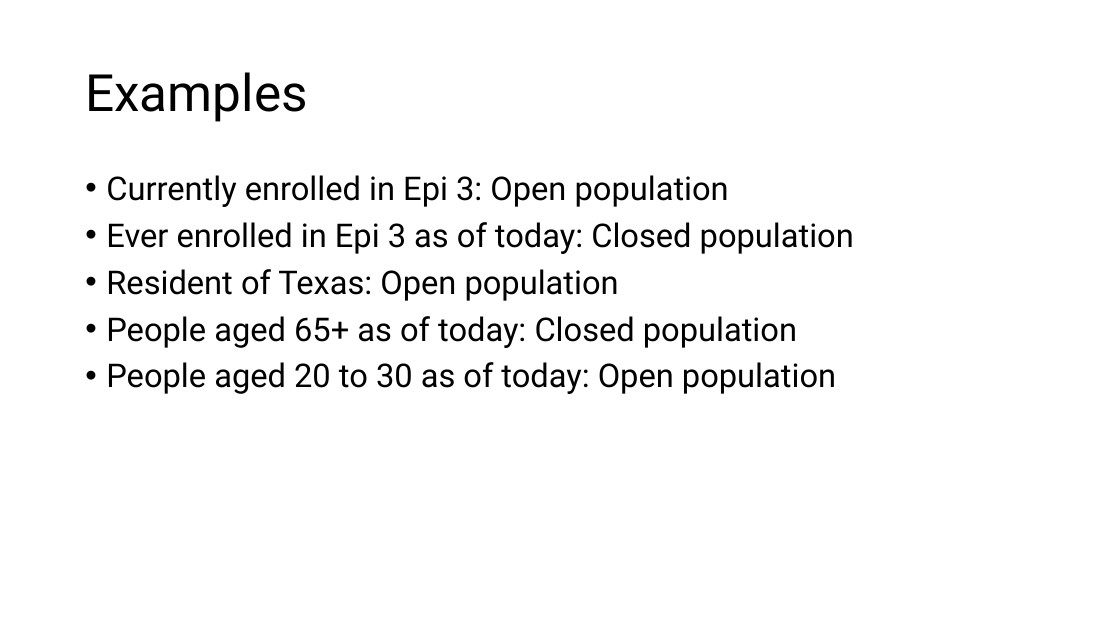
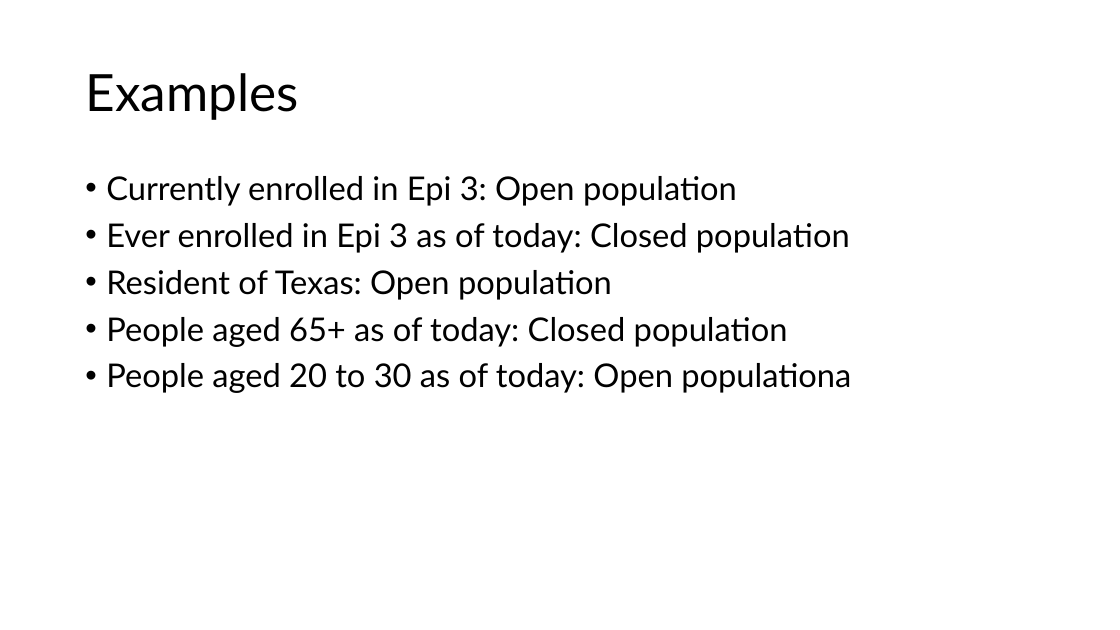
Before and after one commit to brad-cannell/epi_3_public, a slide deck: slide 24 of modules/03 Measures of Occurrence/measures_of_event occurance.pptx. Drawn at 1120x630 pixels with LibreOffice and Linux fonts; fonts in the diff are those of the drawing. Boxes give left, top, right and bottom in pixels: in the first picture for what was removed or moved away, otherwise in the second. Text is boxed around its words. In the diff, an @@ line names an element or a change of style, - is before the commit and + after.

Commit message:
Change font from Univers to Avenir
In the measures of occurrence powerpoint

```diff
--- a/modules/03 Measures of Occurrence/measures_of_event occurance.pptx
+++ b/modules/03 Measures of Occurrence/measures_of_event occurance.pptx
@@ title "Examples" at [85,73,298,120]: font Roboto to Lato @@
@@ text at [106,176,850,347]: font Roboto to Lato in "Currently enrolled in Epi 3: Open population", "Ever enrolled in Epi 3 as of ...", "Resident of Texas: Open population", "People aged 65+ as of today: Closed ..." @@
@@ text at [106,363,851,393]: text changed; font Roboto to Lato @@
-• People aged 20 to 30 as of today: Open population
+• People aged 20 to 30 as of today: Open populationa
```
Also in this commit, not shown: 77 other slides changed, 1 slide removed.
